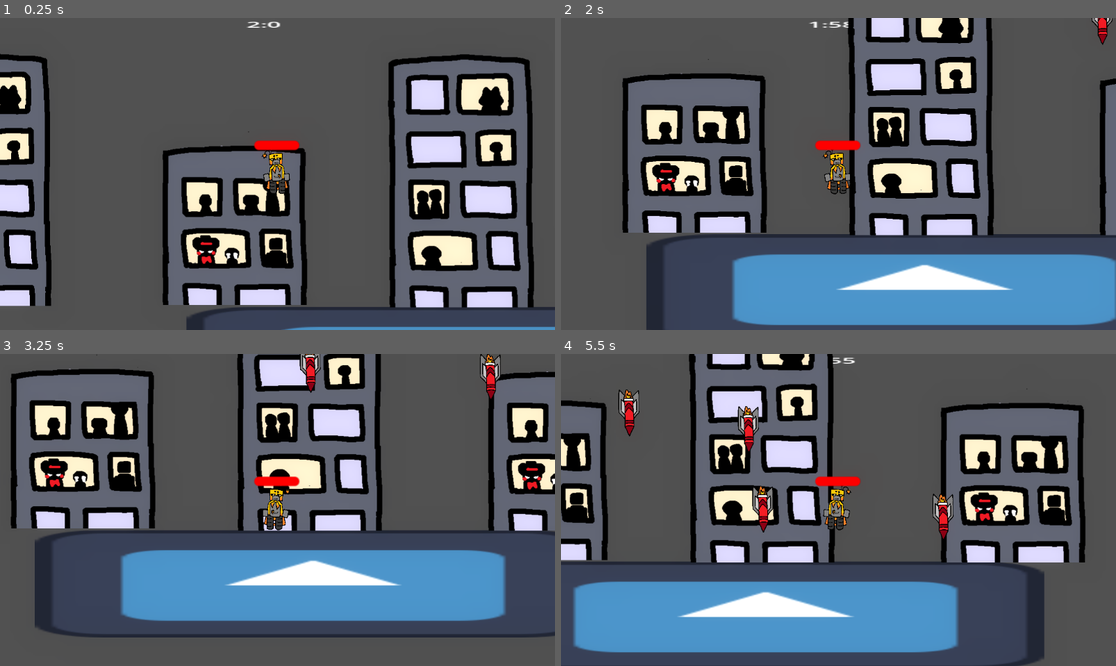
Above: before the commit, frames 1-4 (two rows, left to right).
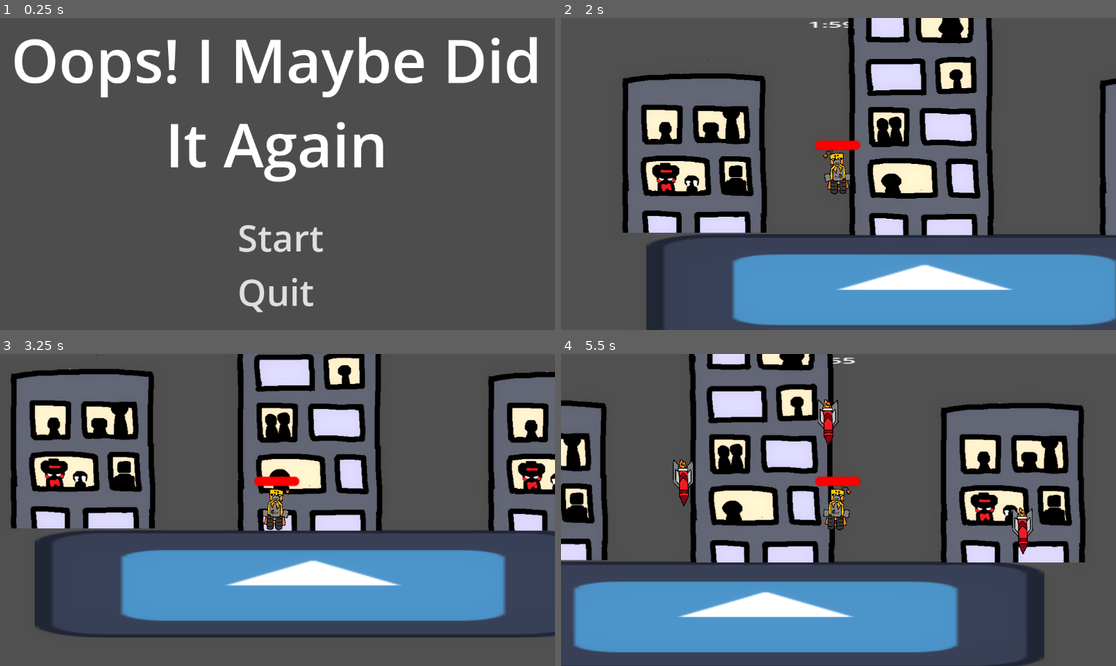
Above: after the commit, the same moments.

Repository: GeirlanthArchivest/oops--i-maybe-did-it-again
Game: Godot game, scene res://Scenes/start_menu.tscn
Same seed, same stepped clock (60 frames per second), same inputs: the game is played once before the commit and once after it. Before the commit the project starts from res://Scenes/main_level.tscn. The engine's default icon, where the game draws it, is replaced by a stand-in: a white triangle on a blue panel in a dark square.
Inputs (mouse positions are in pixels of both pictures, inside the frame that each line leads up to):
- Up to frame 1 (0.25 s): no input
- Up to frame 2 (2 s): click (844, 236) at 0.5 s, where only the run after the commit has a clickable "Start"; tap Enter (shoot) at 1.25 s; move the mouse to (960, 158) at 1.27 s; hold Right (move_right) from 1.28 s (still down); hold Enter (shoot) from 1.28 s (still down); tap Space (jump) at 1.52 s
- Up to frame 3 (3.25 s): move the mouse to (166, 525) at 2.02 s; release Enter (shoot) at 2.03 s; tap Enter (shoot) at 2.1 s; tap Space (jump) at 2.27 s; move the mouse to (333, 441) at 2.77 s; release Right (move_right) at 2.78 s; hold Left (move_left) from 2.78 s (still down); hold Enter (shoot) from 2.78 s (still down)
- Up to frame 4 (5.5 s): move the mouse to (810, 572) at 3.52 s; release Left (move_left) at 3.53 s; release Enter (shoot) at 3.53 s; hold Right (move_right) 3.53-5.03 s; tap Enter (shoot) at 3.6, 5.1 s; tap Space (jump) at 3.77, 4.52, 5.27 s; move the mouse to (1005, 556) at 4.27 s; hold Enter (shoot) 4.28-5.03 s; move the mouse to (672, 463) at 5.02 s; hold Left (move_left) from 5.03 s (still down)

The runs differ from the first frame. In frame 1, 47% of the frame differs, in the area x 0-100%, y 1-100%; in frame 2, 0.2%; in frame 3, 0.6%; in frame 4, 2.5%.

Commit message:
Start menu added

Diff:
--- a/oops!-i-maybe-did-it-again/Scenes/start_menu.tscn
+++ b/oops!-i-maybe-did-it-again/Scenes/start_menu.tscn
@@ -1,4 +1,6 @@
-[gd_scene format=3 uid="uid://bb21mnphrjhvp"]
+[gd_scene load_steps=2 format=3 uid="uid://bb21mnphrjhvp"]
+
+[ext_resource type="Script" uid="uid://cexyl3q25cbke" path="res://Scripts/start_menu.gd" id="1_juhg0"]
 
 [node name="Start menu" type="Control"]
 layout_mode = 3
@@ -7,6 +9,7 @@
 anchor_bottom = 1.0
 grow_horizontal = 2
 grow_vertical = 2
+script = ExtResource("1_juhg0")
 
 [node name="Title" type="Label" parent="."]
 layout_mode = 0
@@ -17,7 +20,7 @@
 horizontal_alignment = 1
 autowrap_mode = 2
 
-[node name="MenuButton" type="MenuButton" parent="."]
+[node name="Startbutton" type="MenuButton" parent="."]
 layout_mode = 0
 offset_left = 469.0
 offset_top = 399.0
@@ -25,3 +28,15 @@
 offset_bottom = 471.0
 theme_override_font_sizes/font_size = 76
 text = "Start"
+
+[node name="Quitbutton" type="MenuButton" parent="."]
+layout_mode = 0
+offset_left = 471.0
+offset_top = 512.0
+offset_right = 674.0
+offset_bottom = 625.0
+theme_override_font_sizes/font_size = 76
+text = "Quit"
+
+[connection signal="pressed" from="Startbutton" to="." method="_on_startbutton_pressed"]
+[connection signal="pressed" from="Quitbutton" to="." method="_on_quitbutton_pressed"]
--- a/oops!-i-maybe-did-it-again/Scripts/Global.gd
+++ b/oops!-i-maybe-did-it-again/Scripts/Global.gd
@@ -4,6 +4,7 @@
 var player = null
 var numOfBuildings = []
 var win:bool
+var scene_to_change_too = ""
 
 func scene_change():
 	get_tree().change_scene_to_file("res://Scenes/win_screen.tscn")
--- /dev/null
+++ b/oops!-i-maybe-did-it-again/Scripts/start_menu.gd
@@ -0,0 +1,7 @@
+extends Control
+
+func _on_startbutton_pressed() -> void:
+	get_tree().change_scene_to_file("res://Scenes/main_level.tscn")
+
+func _on_quitbutton_pressed() -> void:
+	get_tree().quit()
--- a/oops!-i-maybe-did-it-again/project.godot
+++ b/oops!-i-maybe-did-it-again/project.godot
@@ -11,7 +11,7 @@
 [application]
 
 config/name="Oops! I Maybe Did It Again"
-run/main_scene="uid://bl4s2o65dexcj"
+run/main_scene="uid://bb21mnphrjhvp"
 config/features=PackedStringArray("4.5", "Forward Plus")
 config/icon="res://icon.svg"
 
Not shown, added: oops!-i-maybe-did-it-again/Scripts/start_menu.gd.uid
